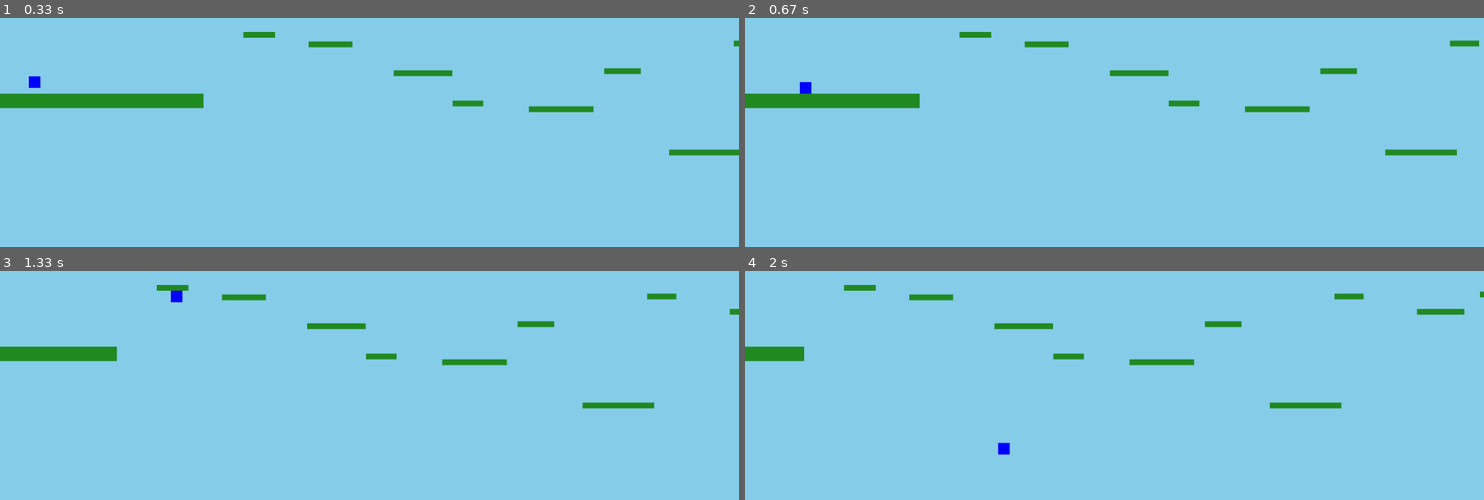
Above: before the commit, frames 1-4 (two rows, left to right).
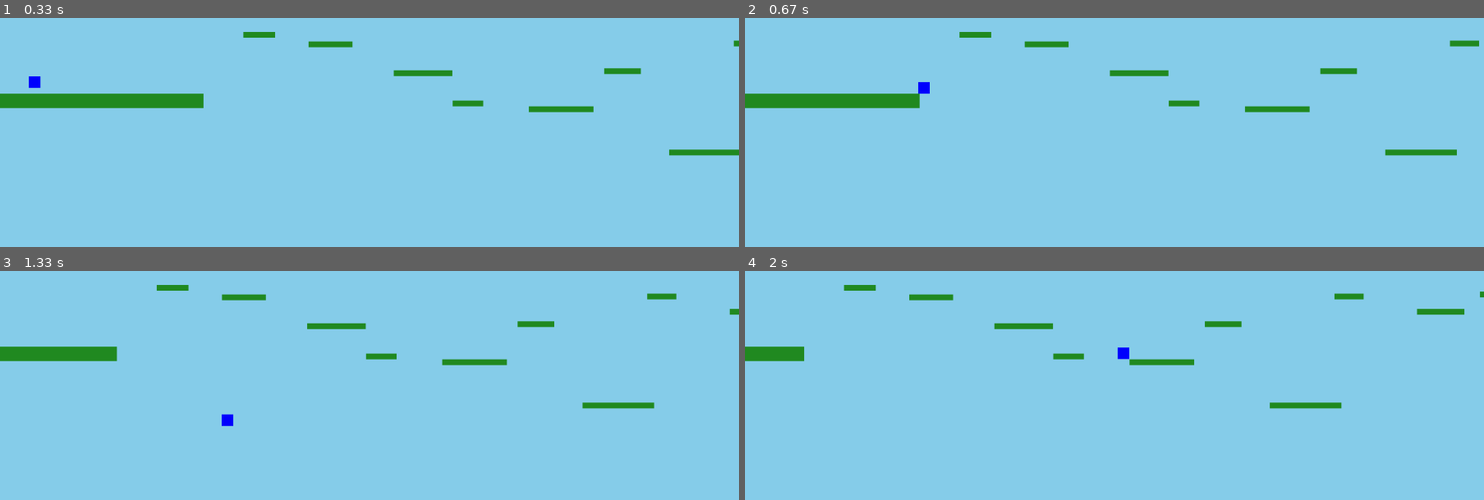
Above: after the commit, the same moments.

Repository: HunterWildClaw/NH_CP2
Game: pygame game, started from personal/pygame_experimenting.py
Same seed, same stepped clock (60 frames per second), same inputs: the game is played once before the commit and once after it.
Inputs:
- Up to frame 1 (0.33 s): no input
- Up to frame 2 (0.67 s): tap Space at 0.33 s
- Up to frame 3 (1.33 s): hold Right 0.67-1.13 s; tap Space at 0.73, 1.03, 1.23 s; hold Up from 1.17 s (still down)
- Up to frame 4 (2 s): release Up at 1.47 s; hold Right 1.5-1.97 s; tap Space at 1.57, 1.87 s

Frame 1 is identical in both runs. In frame 2, 0.2% of the frame differs, in the area x 7-25%, y 27-34%; in frame 3, 0.2%; in frame 4, 0.2%, in the area x 34-52%, y 33-81%.

Commit message:
commiting and pushing i made dash cd

Diff:
--- a/personal/pygame_experimenting.py
+++ b/personal/pygame_experimenting.py
@@ -1,5 +1,6 @@
 import pygame
 import random
+import time
 
 pygame.init()
 
@@ -29,20 +30,35 @@
         dy = 0
         direction=True
         keys = pygame.key.get_pressed()
+
         if keys[pygame.K_LEFT] or keys[pygame.K_a]:
             dx -= PLAYER_SPEED
             direction=False
+
         if keys[pygame.K_RIGHT] or keys[pygame.K_d]:
             dx += PLAYER_SPEED
             direction=True
-        if keys[pygame.K_SPACE]:
-            if direction==True:
-                dx =+ 30
-            if direction==False:
-                dx -= 30
+        # Dash with cooldown (1 second by default)
+        if not hasattr(self, "dash_cooldown"):
+            self.dash_cooldown = 0
+
+        # cooldown each frame
+        if self.dash_cooldown > 0:
+            self.dash_cooldown -= 1
+
+        if keys[pygame.K_SPACE] and self.dash_cooldown == 0:
+            dash_amount = 500
+            if direction:
+                dx += dash_amount
+            else:
+                dx -= dash_amount
+            # set cooldown in frames (use FPS for ~1 second)
+            self.dash_cooldown = FPS
+
         if keys[pygame.K_UP] or keys[pygame.K_w] and self.on_ground:
             self.vel_y = JUMP_HEIGHT
             self.on_ground = False
+
         if keys[pygame.K_DELETE]:
             pygame.quit()
             raise SystemExit
